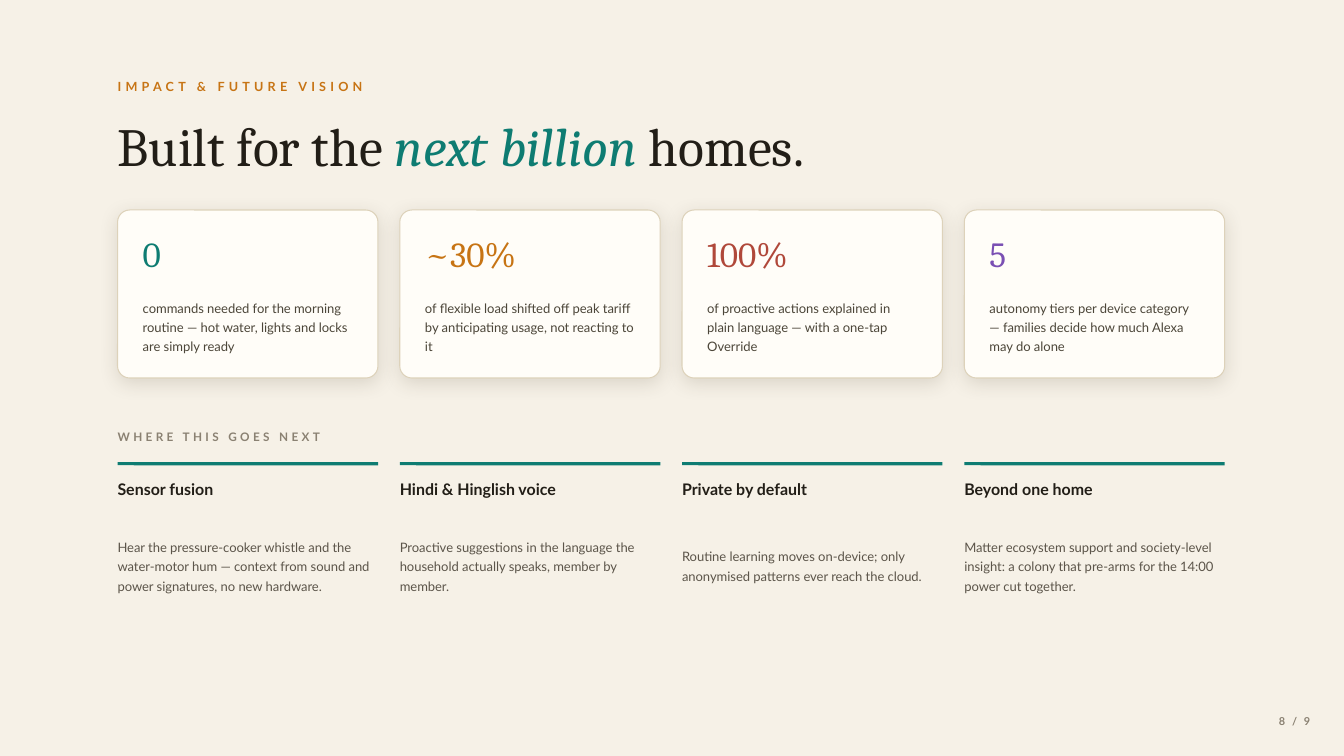
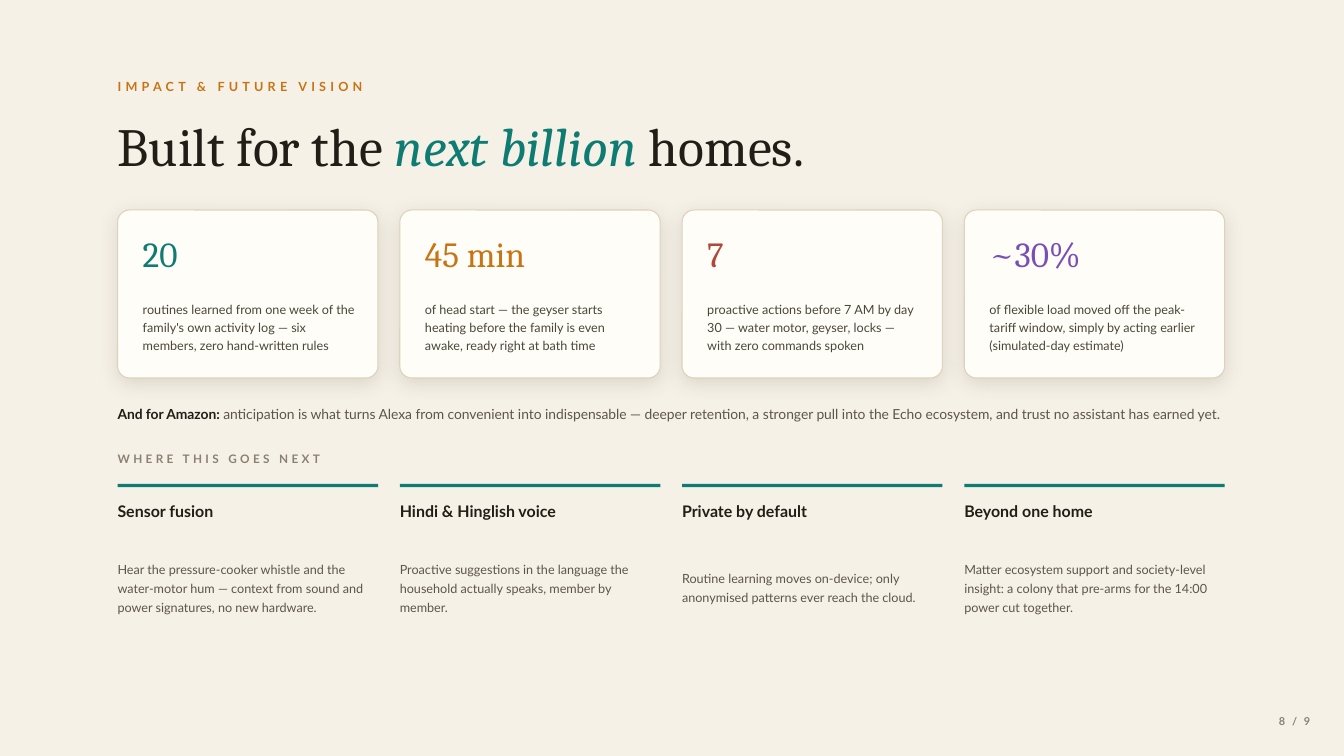
Before and after one commit to piyushk-dev/hackon_project, a slide deck: slide 8 of deck/Alexa-Thinks-Ahead-Bar-Raisers-portable.pptx. Drawn at 1344x756 pixels with LibreOffice and Linux fonts; fonts in the diff are those of the drawing. Boxes give left, top, right and bottom in pixels: in the first picture for what was removed or moved away, otherwise in the second. Text is boxed around its words. In the diff, an @@ line names an element or a change of style, - is before the commit and + after.

```diff
--- a/deck/Alexa-Thinks-Ahead-Bar-Raisers-portable.pptx
+++ b/deck/Alexa-Thinks-Ahead-Bar-Raisers-portable.pptx
@@ text at bbox=[143, 243, 178, 268]: text changed @@
-0
+20
@@ text at bbox=[425, 243, 525, 268]: text changed @@
-~30%
+45 min
@@ text at bbox=[707, 243, 724, 267]: text changed @@
-100%
+7
@@ text at bbox=[989, 242, 1080, 269]: text changed @@
-5
+~30%
@@ text at bbox=[143, 304, 354, 352]: text changed; size 9.3 to 9 pt @@
-commands needed for the morning routine — hot water, lights and locks are simply ready
+routines learned from one week of the family's own activity log — six members, zero hand-written rules
@@ text at bbox=[425, 304, 605, 353]: text changed; size 9.3 to 9 pt @@
-of flexible load shifted off peak tariff by anticipating usage, not reacting to it
+of head start — the geyser starts heating before the family is even awake, ready right at bath time
@@ text at bbox=[707, 304, 914, 352]: text changed; size 9.3 to 9 pt @@
-of proactive actions explained in plain language — with a one-tap Override
+proactive actions before 7 AM by day 30 — water motor, geyser, locks — with zero commands spoken
@@ text at bbox=[989, 304, 1195, 352]: text changed; size 9.3 to 9 pt @@
-autonomy tiers per device category — families decide how much Alexa may do alone
+of flexible load moved off the peak-tariff window, simply by acting earlier (simulated-day estimate)
@@ text added at bbox=[118, 408, 1220, 422], 9.9 pt, text #5C554A @@
+And for Amazon: anticipation is what turns Alexa from convenient into indispensable — deeper retention, a stronger pull into the Echo ecosystem, and trust no assistant has earned yet.
@@ text "WHERE THIS GOES NEXT": place and size @@
-text "WHERE THIS GOES NEXT" at bbox=[118, 432, 320, 441]
+text "WHERE THIS GOES NEXT" at bbox=[118, 454, 320, 463]
@@ 8 texts, 4 lines: place and size @@
-8 texts, 4 lines at bbox=[118, 464, 1225, 594]
+8 texts, 4 lines at bbox=[118, 486, 1225, 615]
@@ size 9.3 to 9 pt in 4 elements at bbox=[118, 564, 363, 615], bbox=[400, 565, 628, 612], bbox=[682, 573, 915, 604], bbox=[964, 564, 1207, 615] @@
```
Also in this commit, not shown: 3 other slides changed, 4 other files.
